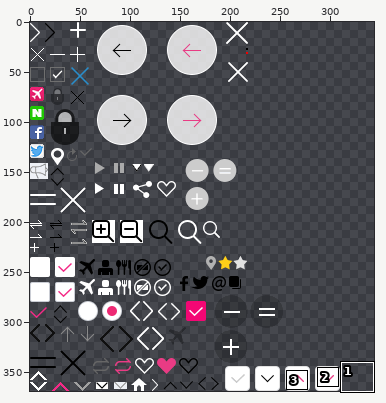
One commit to this sprite sheet: PRIVIA2018_AIR/WebContent/images/front/travel/contents/icon-common-sec.png. Above, an overview of the earlier version with the close-up marked.
Close-up. As it was:
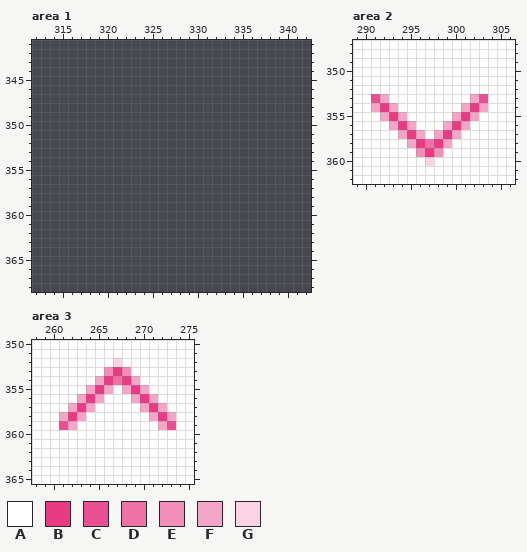
The file is 369x369 pixels. Pixels under 10% opacity are left out. Colours within 5 levels of each other are drawn and written as one. Shown: area 1: x 312..342, y 341..368; area 2: x 289..306, y 347..362; area 3: x 258..275, y 350..365. The wide view leaves out empty margins.
Palette (. is transparent): A #ffffff  B #e93b84  C #eb4e91  D #ef72a7  E #f28eb9  F #f5a5c7  G #fad4e4
Pixels before, area 2, first column x 289:
347 AAAAAAAAAAAAAAAAAA
348 AAAAAAAAAAAAAAAAAA
349 AAAAAAAAAAAAAAAAAA
350 AAAAAAAAAAAAAAAAAA
351 AAAAAAAAAAAAAAAAAA
352 AAAAAAAAAAAAAAAAAA
353 AACFAAAAAAAAAFCAAA
354 AAFBFAAAAAAAFBFAAA
355 AAAFBFAAAAAFBFAAAA
356 AAAAFBFAAAFBFAAAAA
357 AAAAAFBFAFBFAAAAAA
358 AAAAAAFBDBFAAAAAAA
359 AAAAAAAEBEAAAAAAAA
360 AAAAAAAAGAAAAAAAAA
361 AAAAAAAAAAAAAAAAAA
362 AAAAAAAAAAAAAAAAAA
Pixels before, area 3, first column x 258:
350 AAAAAAAAAAAAAAAAAA
351 AAAAAAAAAAAAAAAAAA
352 AAAAAAAAAGAAAAAAAA
353 AAAAAAAAEBEAAAAAAA
354 AAAAAAAFBDBFAAAAAA
355 AAAAAAFBFAFBFAAAAA
356 AAAAAFBFAAAFBFAAAA
357 AAAAFBFAAAAAFBFAAA
358 AAAFBFAAAAAAAFBFAA
359 AAACFAAAAAAAAAFCAA
360 AAAAAAAAAAAAAAAAAA
361 AAAAAAAAAAAAAAAAAA
362 AAAAAAAAAAAAAAAAAA
363 AAAAAAAAAAAAAAAAAA
364 AAAAAAAAAAAAAAAAAA
365 AAAAAAAAAAAAAAAAAA
The result:
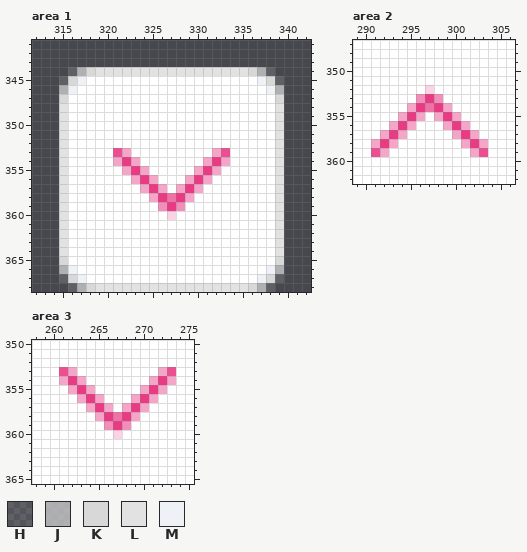
Colours new in this view: H #e2e2e227  J #e2e2e2ad  K #e2e2e2ef  L #e2e2e2  M #eef1f6
Difference:
Changed rows in their new state; - is an unchanged pixel.
Area 1:
first column x 315:
344 -HJKLLLLLLLLLLLLLLLLLKJH-
345 HKMAAAAAAAAAAAAAAAAAAAMKH
346 JMAAAAAAAAAAAAAAAAAAAAAMJ
347 KAAAAAAAAAAAAAAAAAAAAAAAK
348 LAAAAAAAAAAAAAAAAAAAAAAAL
349 LAAAAAAAAAAAAAAAAAAAAAAAL
350 LAAAAAAAAAAAAAAAAAAAAAAAL
351 LAAAAAAAAAAAAAAAAAAAAAAAL
352 LAAAAAAAAAAAAAAAAAAAAAAAL
353 LAAAAACFAAAAAAAAAFCAAAAAL
354 LAAAAAFBFAAAAAAAFBFAAAAAL
355 LAAAAAAFBFAAAAAFBFAAAAAAL
356 LAAAAAAAFBFAAAFBFAAAAAAAL
357 LAAAAAAAAFBFAFBFAAAAAAAAL
358 LAAAAAAAAAFBDBFAAAAAAAAAL
359 LAAAAAAAAAAEBEAAAAAAAAAAL
360 LAAAAAAAAAAAGAAAAAAAAAAAL
361 LAAAAAAAAAAAAAAAAAAAAAAAL
362 LAAAAAAAAAAAAAAAAAAAAAAAL
363 LAAAAAAAAAAAAAAAAAAAAAAAL
364 LAAAAAAAAAAAAAAAAAAAAAAAL
365 KAAAAAAAAAAAAAAAAAAAAAAAK
366 JMAAAAAAAAAAAAAAAAAAAAAMJ
367 HKMAAAAAAAAAAAAAAAAAAAMKH
368 -HJKLLLLLLLLLLLLLLLLLKJH-
Area 2:
first column x 291:
352 ------G------
353 AA---EBE---AA
354 AAA-FBDBF-AAA
355 -AA-BF-FB-AA-
357 -FB-AA-AA-BF-
358 FBF-AAAAA-FBF
359 CF---AAA---FC
360 ------A------
Area 3:
first column x 261:
352 ------A------
353 CF---AAA---FC
354 FBF-AAAAA-FBF
355 -FB-AA-AA-BF-
357 -AA-BF-FB-AA-
358 AAA-FBDBF-AAA
359 AA---EBE---AA
360 ------G------
Pixel boxes of the changes (left, top, right, bottom) in both close-ups:
added: (59, 67, 284, 292)
changed: (371, 85, 488, 166)
changed: (59, 358, 176, 439)
